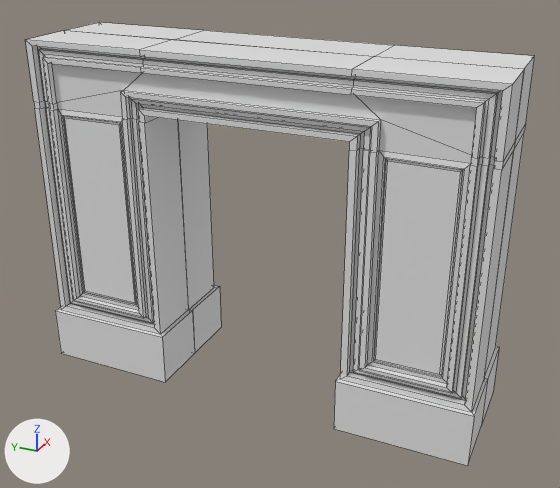
Renders of the Blender file _Assets/Models/DoorWay.blend from each side of a commit.
Rendered twice from a camera (50 mm lens) standing at (-9.51, -4.5, 6.95) and looking at (-0.03, -0.23, 2.21). The axes (+X, +Y, +Z) are drawn at lower left. The lights are the same throughout. Mesh edges are drawn as thin lines. The same objects are shown in both versions, whatever each file hides.

Names of what the first picture shows: 'DoorWay'.
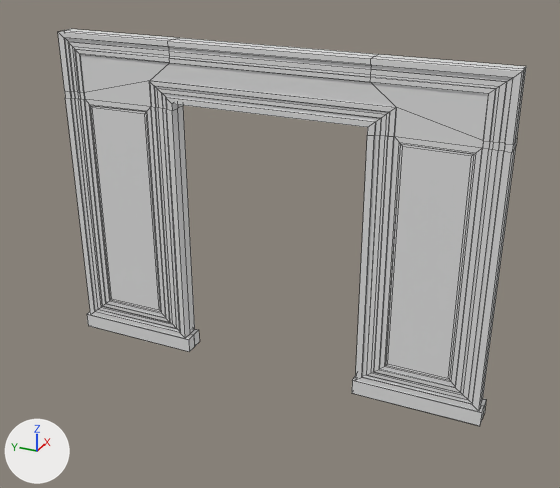
Diff of the bpy script that builds the scene:
```diff
--- a/_Assets/Models/DoorWay.blend.py
+++ b/_Assets/Models/DoorWay.blend.py
@@ me_cube_001 @@
 # used by ob_doorway; location = (0.0, 0.0, 0.0)
-me_cube_001.from_pydata(...)  # 232 vertices, 223 faces; spans x -0.93..0.01, y -3.4..3.37, z -0.1..5.03
+me_cube_001.from_pydata(...)  # 232 vertices, 223 faces; spans x -0.17..0.0, y -3.4..3.37, z 0.02..5.03
+# me_cube_001 part 1: 220 of 232 vertices moved; they spanned x -0.93..0.01, y -3.4..3.37, z -0.1..5.03 and now span x -0.17..0.0, y -3.4..3.37, z 0.02..5.03; mean shift (0.62, 0.0, -0.13); largest move (-0.93, -1.48, 0.72) -> (-0.17, -1.48, 0.26)
 me_cube_001.materials.append(mat_base)
```

Location of each change, (x1, y1, x2, y2) in pixels of the pictures (560 x 488 px):
'DoorWay', reshaped (8% narrower, 11% shorter): before (26, 22, 535, 466); after (58, 29, 526, 426)
